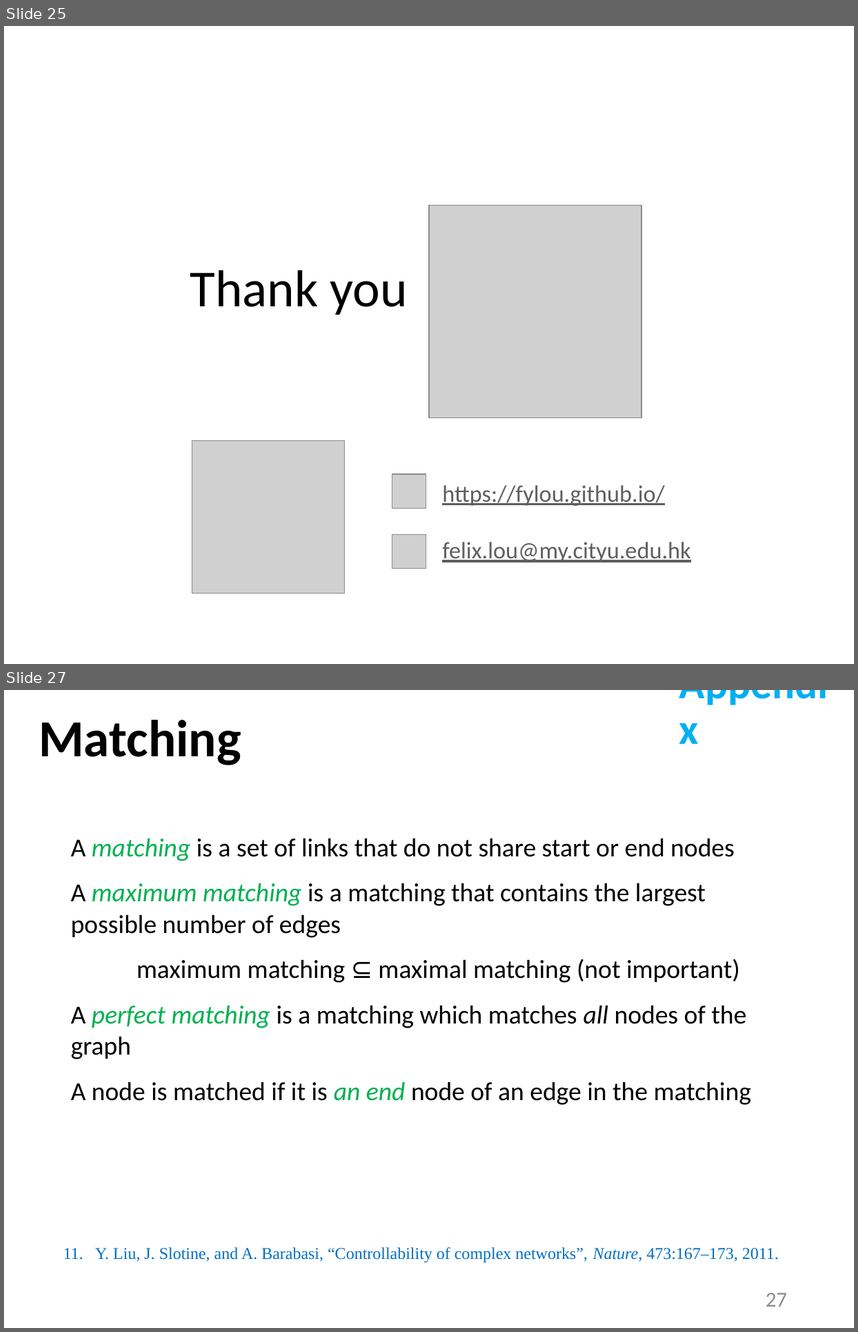
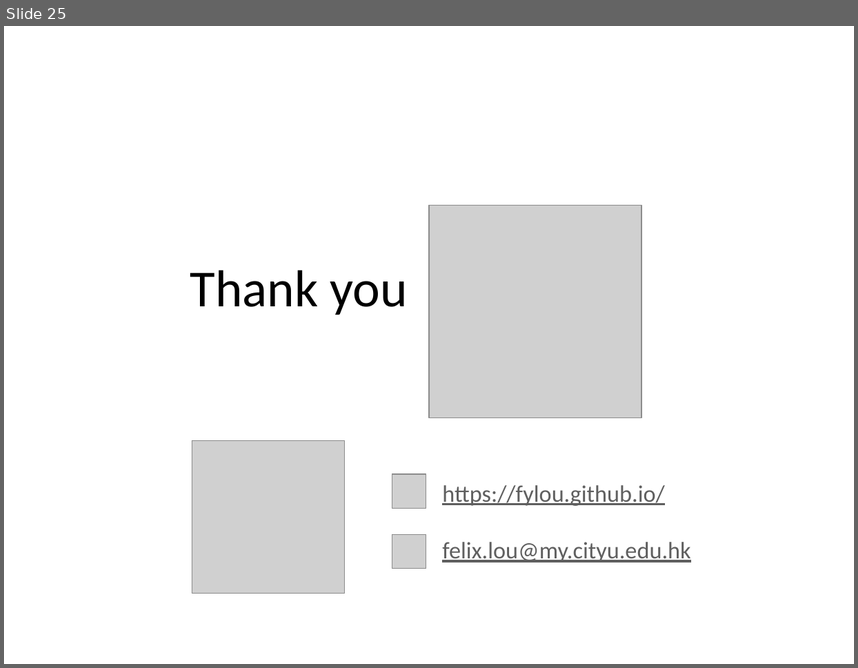
Before and after one commit to ylou-nycu/fylou.github.io, a slide deck: Lou20.ppsx. Shown one above the other, each under a label of ours: slides 25 and 27 before the commit, slide 25 after it; the slides between them are not shown. The pictures are 858x1332 and 858x668 pixels, drawn with LibreOffice and Linux fonts; fonts in the diff are those of the drawing; grey boxes stand for pictures. Boxes give left, top, right and bottom in pixels: in the first picture for what was removed or moved away, otherwise in the second. Text is boxed around its words. In the diff, an @@ line names an element or a change of style, - is before the commit and + after.

```diff
--- a/Lou20.ppsx
+++ b/Lou20.ppsx
@@ slide 27 removed at (x1=4, y1=690, x2=854, y2=1328), background #FFFFFF @@
@@ text removed at (x1=671, y1=690, x2=854, y2=758) @@
-Appendix
@@ text removed at (x1=38, y1=720, x2=241, y2=765) @@
-Matching
@@ text removed at (x1=71, y1=838, x2=751, y2=1105) @@
-A matching is a set of links that do not share start or end nodes
-A maximum matching is a matching that contains the largest possible number of edges
-maximum matching ⊆ maximal matching (not important)
-A perfect matching is a matching which matches all nodes of the graph
-A node is matched if it is an end node of an edge in the matching
@@ text removed at (x1=95, y1=1247, x2=779, y2=1262) @@
-11. Y. Liu, J. Slotine, and A. Barabasi, “Controllability of complex networks”, Nature, 473:167–173, 2011.
@@ page number removed at (x1=766, y1=1292, x2=787, y2=1306) @@
-27
```
Also in this commit, not shown: 1 slide changed, 5 other slides removed.
